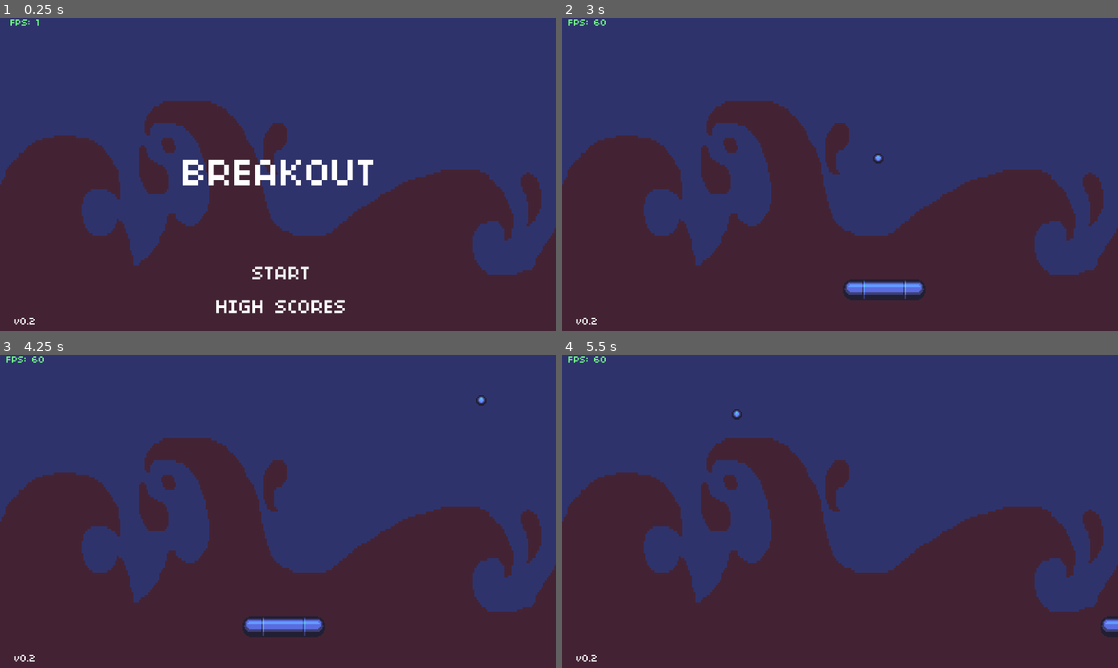
Above: before the commit, frames 1-4 (two rows, left to right).
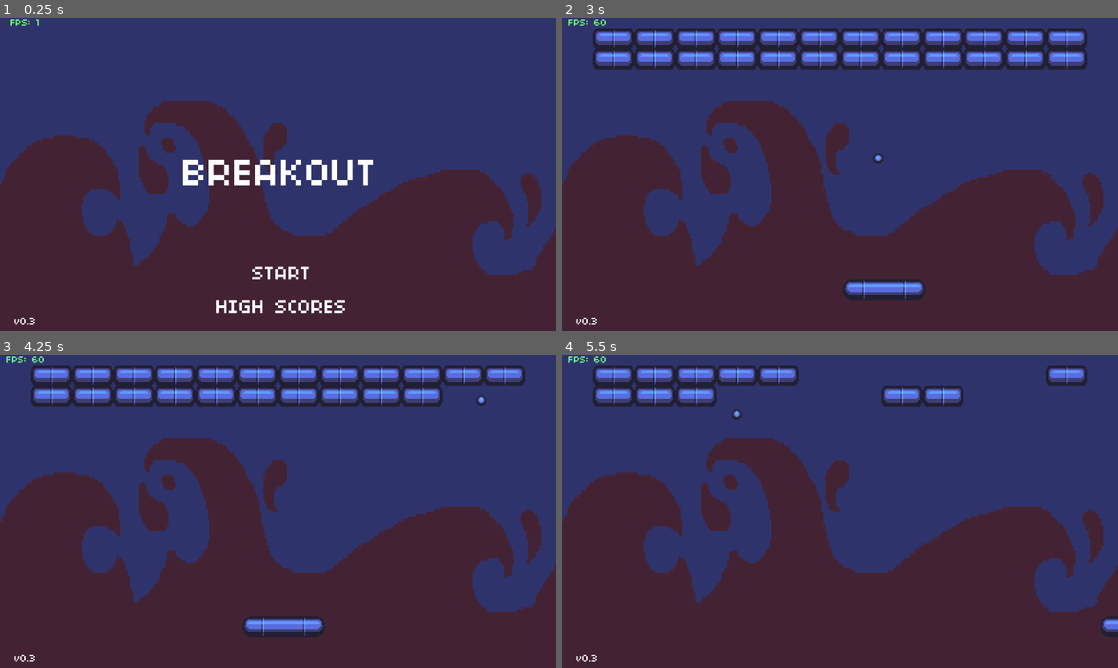
Above: after the commit, the same moments.

Repository: MzaxnaV/GodotGames
Game: Godot game, scene res://Scenes/Main.tscn
The game is run twice, just before and just after one commit, with the same random seed, the same clock (stepped at 60 frames per second) and the same inputs.
Inputs:
- Up to frame 1 (0.25 s): no input
- Up to frame 2 (3 s): click "START" at 0.5 s; click "START" at 1.25 s; click "HIGH SCORES" at 2 s; tap Enter at 2.75 s; hold Right (ui_right) from 2.78 s (still down)
- Up to frame 3 (4.25 s): release Right (ui_right) at 3.53 s; hold Left (ui_left) from 3.53 s (still down)
- Up to frame 4 (5.5 s): release Left (ui_left) at 4.28 s; hold Right (ui_right) from 4.28 s (still down)

The runs differ from the first frame. In frame 1, less than 0.1% of the frame differs, in the area x 5-7%, y 97-98%; in frame 2, 8.6%, in the area x 5-95%, y 3-98%; in frame 3, 7.9%; in frame 4, 4.0%.

Commit message:
Brick update

Diff:
--- /dev/null
+++ b/Scenes/Brick.tscn
@@ -0,0 +1,38 @@
+[gd_scene load_steps=4 format=2]
+
+[ext_resource path="res://Scripts/Brick.gd" type="Script" id=1]
+[ext_resource path="res://Assets/Graphics/breakout.png" type="Texture" id=2]
+
+[sub_resource type="RectangleShape2D" id=1]
+
+custom_solver_bias = 0.0
+extents = Vector2( 16, 8 )
+
+[node name="Brick" type="Area2D"]
+
+input_pickable = true
+gravity_vec = Vector2( 0, 1 )
+gravity = 98.0
+linear_damp = 0.1
+angular_damp = 1.0
+collision_layer = 2
+audio_bus_override = false
+audio_bus_name = "Master"
+script = ExtResource( 1 )
+_sections_unfolded = [ "Collision", "Transform" ]
+__meta__ = {
+"_edit_group_": true
+}
+
+[node name="Sprite" type="Sprite" parent="." index="0"]
+
+texture = ExtResource( 2 )
+region_enabled = true
+region_rect = Rect2( 0, 0, 32, 16 )
+_sections_unfolded = [ "Region" ]
+
+[node name="CollisionShape2D" type="CollisionShape2D" parent="." index="1"]
+
+shape = SubResource( 1 )
+
+[connection signal="area_entered" from="." to="." method="_on_Brick_area_entered"]
--- a/Scenes/Game.tscn
+++ b/Scenes/Game.tscn
@@ -6,7 +6,7 @@
 [ext_resource path="res://Scenes/StartScreen.tscn" type="PackedScene" id=4]
 [ext_resource path="res://Scripts/states/PlayState.gd" type="Script" id=5]
 
-[node name="Game" type="Node"]
+[node name="Game" type="Node" index="0"]
 
 script = ExtResource( 1 )
 
--- a/Scenes/Main.tscn
+++ b/Scenes/Main.tscn
@@ -5,7 +5,7 @@
 [ext_resource path="res://Assets/Fonts/small_font.tres" type="DynamicFont" id=3]
 [ext_resource path="res://Scripts/FPS.gd" type="Script" id=4]
 
-[node name="Main" type="Node" index="0"]
+[node name="Main" type="Node"]
 
 [node name="ViewportContainer" type="ViewportContainer" parent="." index="0"]
 
@@ -116,7 +116,7 @@
 size_flags_horizontal = 1
 size_flags_vertical = 4
 custom_fonts/font = ExtResource( 3 )
-text = "v0.2"
+text = "v0.3"
 align = 1
 valign = 1
 percent_visible = 1.0
--- a/Scenes/PlayScreen.tscn
+++ b/Scenes/PlayScreen.tscn
@@ -1,22 +1,23 @@
-[gd_scene load_steps=10 format=2]
+[gd_scene load_steps=11 format=2]
 
 [ext_resource path="res://Scripts/PlayScreen.gd" type="Script" id=1]
-[ext_resource path="res://Scripts/Ball.gd" type="Script" id=2]
+[ext_resource path="res://Scripts/Paddle.gd" type="Script" id=2]
 [ext_resource path="res://Assets/Graphics/breakout.png" type="Texture" id=3]
-[ext_resource path="res://Scripts/Paddle.gd" type="Script" id=4]
-[ext_resource path="res://Assets/Sounds/paddle_hit.wav" type="AudioStream" id=5]
-[ext_resource path="res://Assets/Sounds/wall_hit.wav" type="AudioStream" id=6]
-[ext_resource path="res://Assets/Sounds/brick-hit-2.wav" type="AudioStream" id=7]
+[ext_resource path="res://Scripts/Ball.gd" type="Script" id=4]
+[ext_resource path="res://Scripts/Level.gd" type="Script" id=5]
+[ext_resource path="res://Assets/Sounds/brick-hit-2.wav" type="AudioStream" id=6]
+[ext_resource path="res://Assets/Sounds/paddle_hit.wav" type="AudioStream" id=7]
+[ext_resource path="res://Assets/Sounds/wall_hit.wav" type="AudioStream" id=8]
 
-[sub_resource type="CircleShape2D" id=1]
+[sub_resource type="RectangleShape2D" id=1]
+
+custom_solver_bias = 0.0
+extents = Vector2( 32, 8 )
+
+[sub_resource type="CircleShape2D" id=2]
 
 custom_solver_bias = 0.0
 radius = 4.0
-
-[sub_resource type="RectangleShape2D" id=2]
-
-custom_solver_bias = 0.0
-extents = Vector2( 32, 8 )
 
 [node name="PlayScreen" type="Control"]
 
@@ -33,19 +34,50 @@
 size_flags_horizontal = 1
 size_flags_vertical = 1
 script = ExtResource( 1 )
-_sections_unfolded = [ "Margin" ]
 
-[node name="Ball" type="Area2D" parent="." index="0"]
+[node name="Paddle" type="Area2D" parent="." index="0"]
 
+editor/display_folded = true
+position = Vector2( 217, 211 )
 input_pickable = true
 gravity_vec = Vector2( 0, 1 )
 gravity = 98.0
 linear_damp = 0.1
 angular_damp = 1.0
+collision_layer = 4
 audio_bus_override = false
 audio_bus_name = "Master"
 script = ExtResource( 2 )
+_sections_unfolded = [ "Collision", "Pause", "Transform" ]
+__meta__ = {
+"_edit_group_": true
+}
+
+[node name="paddle" type="Sprite" parent="Paddle" index="0"]
+
+texture = ExtResource( 3 )
+region_enabled = true
+region_rect = Rect2( 32, 64, 64, 16 )
+_sections_unfolded = [ "Region" ]
+
+[node name="CollisionShape2D" type="CollisionShape2D" parent="Paddle" index="1"]
+
+shape = SubResource( 1 )
 _sections_unfolded = [ "Transform" ]
+
+[node name="Ball" type="Area2D" parent="." index="1"]
+
+editor/display_folded = true
+input_pickable = true
+gravity_vec = Vector2( 0, 1 )
+gravity = 98.0
+linear_damp = 0.1
+angular_damp = 1.0
+collision_mask = 6
+audio_bus_override = false
+audio_bus_name = "Master"
+script = ExtResource( 4 )
+_sections_unfolded = [ "Audio Bus", "Collision", "Transform" ]
 __meta__ = {
 "_edit_group_": true
 }
@@ -59,47 +91,14 @@
 
 [node name="CollisionShape2D" type="CollisionShape2D" parent="Ball" index="1"]
 
-shape = SubResource( 1 )
+shape = SubResource( 2 )
 
-[node name="Paddle" type="Area2D" parent="." index="1"]
+[node name="Level" type="Node" parent="." index="2"]
 
-editor/display_folded = true
-position = Vector2( 217, 211 )
-input_pickable = true
-gravity_vec = Vector2( 0, 1 )
-gravity = 98.0
-linear_damp = 0.1
-angular_damp = 1.0
-audio_bus_override = false
-audio_bus_name = "Master"
-script = ExtResource( 4 )
-_sections_unfolded = [ "Pause", "Transform" ]
-__meta__ = {
-"_edit_group_": true
-}
+script = ExtResource( 5 )
+posbyColour = [ Vector2( 0, 0 ), Vector2( 128, 0 ), Vector2( 64, 16 ), Vector2( 0, 32 ), Vector2( 128, 32 ) ]
 
-[node name="paddle" type="Sprite" parent="Paddle" index="0"]
-
-texture = ExtResource( 3 )
-region_enabled = true
-region_rect = Rect2( 32, 64, 64, 16 )
-_sections_unfolded = [ "Region" ]
-
-[node name="CollisionShape2D" type="CollisionShape2D" parent="Paddle" index="1"]
-
-shape = SubResource( 2 )
-_sections_unfolded = [ "Transform" ]
-
-[node name="PaddleHitSound" type="AudioStreamPlayer" parent="." index="2"]
-
-stream = ExtResource( 5 )
-volume_db = -30.0
-pitch_scale = 1.0
-autoplay = false
-mix_target = 0
-bus = "Master"
-
-[node name="WallHitSound" type="AudioStreamPlayer" parent="." index="3"]
+[node name="BrickHitSound" type="AudioStreamPlayer" parent="Level" index="0"]
 
 stream = ExtResource( 6 )
 volume_db = -30.0
@@ -108,7 +107,7 @@
 mix_target = 0
 bus = "Master"
 
-[node name="BrickHitSound" type="AudioStreamPlayer" parent="." index="4"]
+[node name="PaddleHitSound" type="AudioStreamPlayer" parent="." index="3"]
 
 stream = ExtResource( 7 )
 volume_db = -30.0
@@ -117,4 +116,20 @@
 mix_target = 0
 bus = "Master"
 
+[node name="WallHitSound" type="AudioStreamPlayer" parent="." index="4"]
+
+stream = ExtResource( 8 )
+volume_db = -30.0
+pitch_scale = 1.0
+autoplay = false
+mix_target = 0
+bus = "Master"
+
+[node name="breakout" type="Sprite" parent="." index="5"]
+
+position = Vector2( 0, 244 )
+texture = ExtResource( 3 )
+centered = false
+_sections_unfolded = [ "Transform" ]
+
 [connection signal="area_entered" from="Paddle" to="." method="_on_Paddle_area_entered"]
--- /dev/null
+++ b/Scripts/Brick.gd
@@ -0,0 +1,11 @@
+extends Area2D
+
+
+func init(brick_tex_pos, x, y):
+	$Sprite.set_region_rect(Rect2(brick_tex_pos.x, brick_tex_pos.y, 32, 16))
+	position.x = x
+	position.y = y
+
+func _on_Brick_area_entered(area):
+	get_parent().brick_sound.play()
+	queue_free()
--- /dev/null
+++ b/Scripts/Level.gd
@@ -0,0 +1,27 @@
+extends Node
+
+var brick = null
+onready var brick_sound = $BrickHitSound
+
+export var posbyColour = [
+	Vector2(0, 0),
+	Vector2(4*32, 0),
+	Vector2(2*32, 16),
+	Vector2(0, 32),
+	Vector2(4*32, 32)
+]
+
+var Brick = preload("res://Scenes/Brick.tscn")
+
+func generate_map():
+	randomize()
+	var num_rows = 1 + randi() % 5
+	var num_cols = 7 + randi() % 7
+
+	for y in range(1, num_rows+1):
+		for x in range(1, num_cols+1):
+			brick = Brick.instance()
+			brick.init(posbyColour[0],
+				(x-1) * 32 + 8 + (13 - num_cols) * 16 + 16,
+				y * 16)
+			add_child(brick)
--- a/Scripts/PlayScreen.gd
+++ b/Scripts/PlayScreen.gd
@@ -1,4 +1,7 @@
 extends Control
+
+func _ready():
+	$Level.generate_map()
 
 func _physics_process(delta):
 	if $Ball.boundBall():
@@ -11,6 +14,6 @@
 		$Paddle.position.x += CONSTANTS.PADDLE_SPEED * delta
 
 func _on_Paddle_area_entered(area):
-	print($Ball.position - $Paddle.position)
 	$Ball.velocity.y = -$Ball.velocity.y
+	$Ball.position.y = $Paddle.position.y - 10
 	$PaddleHitSound.play()
--- a/project.godot
+++ b/project.godot
@@ -23,6 +23,12 @@
 window/size/width=1280
 window/size/height=720
 
+[layer_names]
+
+2d_physics/layer_1="ball"
+2d_physics/layer_2="brick"
+2d_physics/layer_3="paddle"
+
 [rendering]
 
 environment/default_environment="res://default_env.tres"
